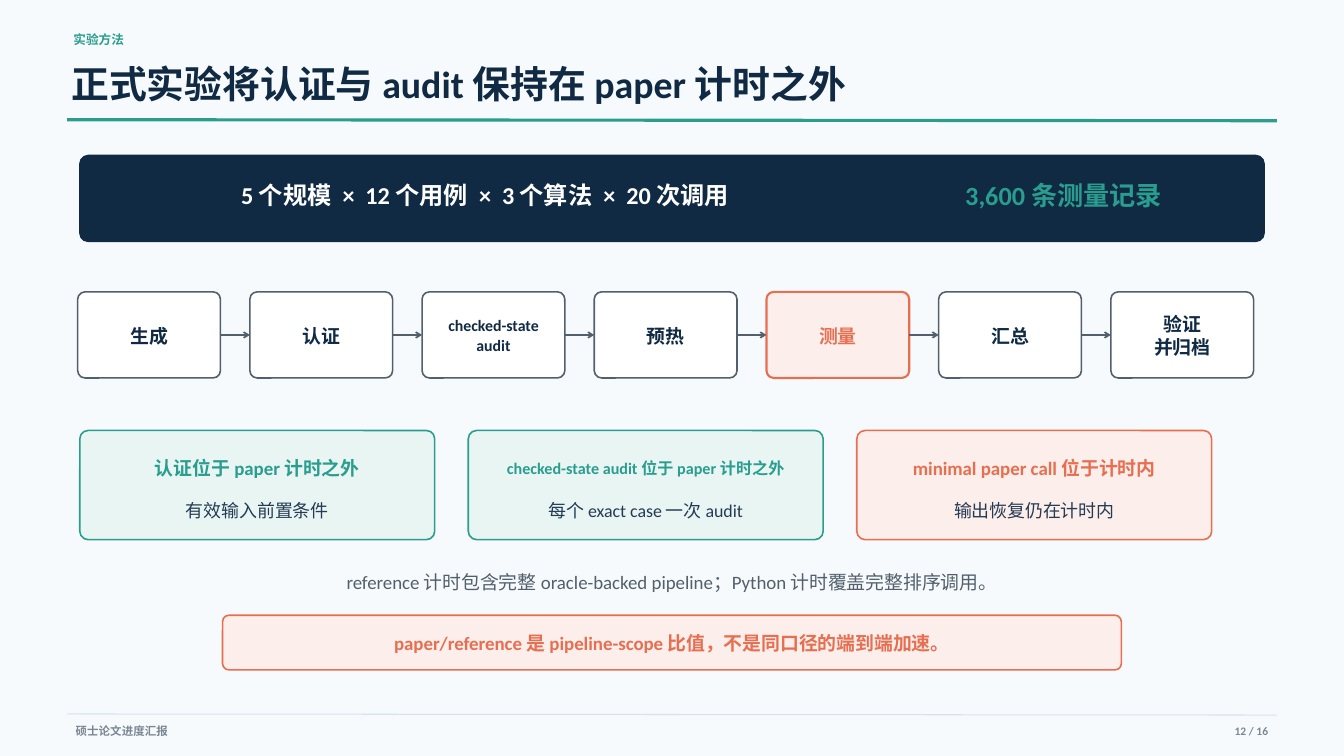
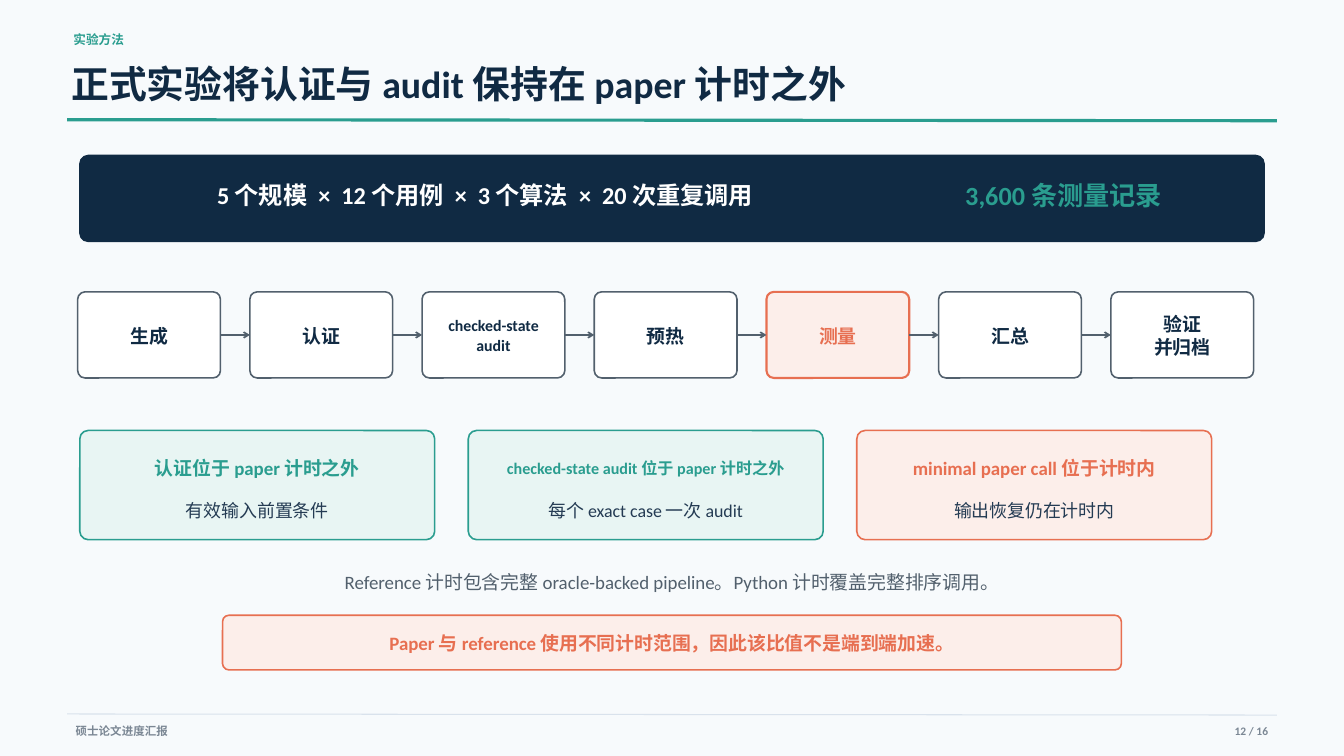
Before and after one commit to YixueWang983/jordan-sorting, a slide deck: slide 12 of presentations/progress_report/Jordan_Sorting_Progress_Report_ZH.pptx. Drawn at 1344x756 pixels with LibreOffice and Linux fonts; fonts in the diff are those of the drawing. Boxes give left, top, right and bottom in pixels: in the first picture for what was removed or moved away, otherwise in the second. Text is boxed around its words. In the diff, an @@ line names an element or a change of style, - is before the commit and + after.

```diff
--- a/presentations/progress_report/Jordan_Sorting_Progress_Report_ZH.pptx
+++ b/presentations/progress_report/Jordan_Sorting_Progress_Report_ZH.pptx
@@ text at (217, 183, 753, 206): text changed @@
-5 个规模 × 12 个用例 × 3 个算法 × 20 次调用
+5 个规模 × 12 个用例 × 3 个算法 × 20 次重复调用
@@ text at (345, 573, 999, 592): text changed @@
-reference 计时包含完整 oracle-backed pipeline；Python 计时覆盖完整排序调用。
+Reference 计时包含完整 oracle-backed pipeline。Python 计时覆盖完整排序调用。
@@ text at (389, 634, 955, 653): text changed @@
-paper/reference 是 pipeline-scope 比值，不是同口径的端到端加速。
+Paper 与 reference 使用不同计时范围，因此该比值不是端到端加速。
```
Also in this commit, not shown: 8 other slides changed, 5 other files.
